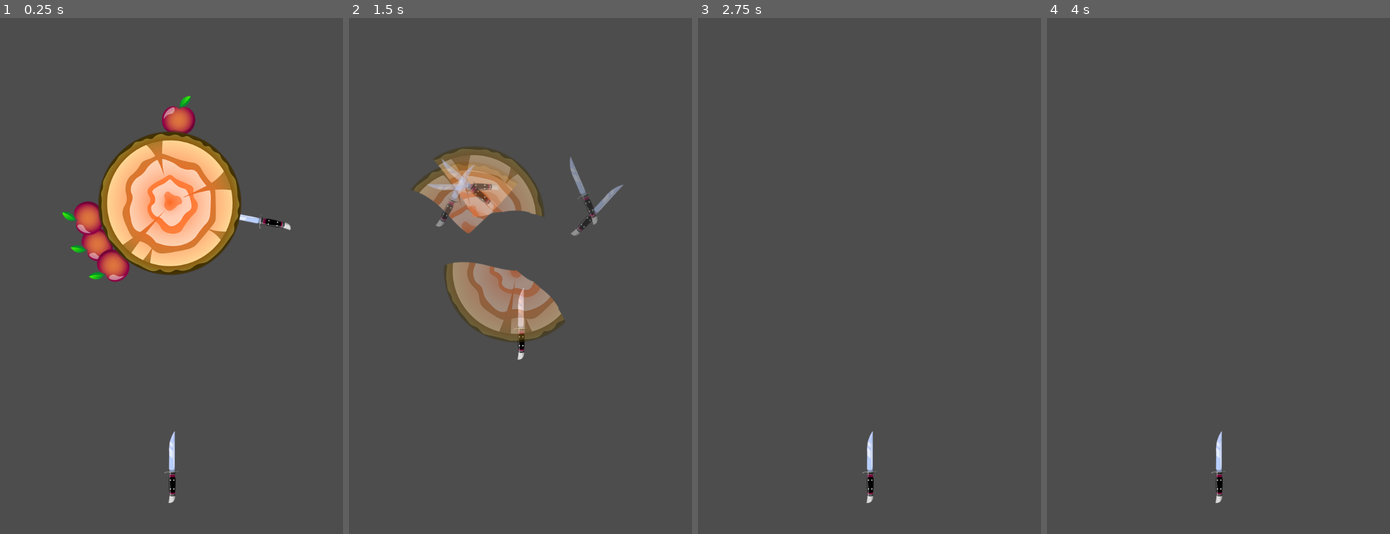
Above: before the commit, frames 1-4 (left to right).
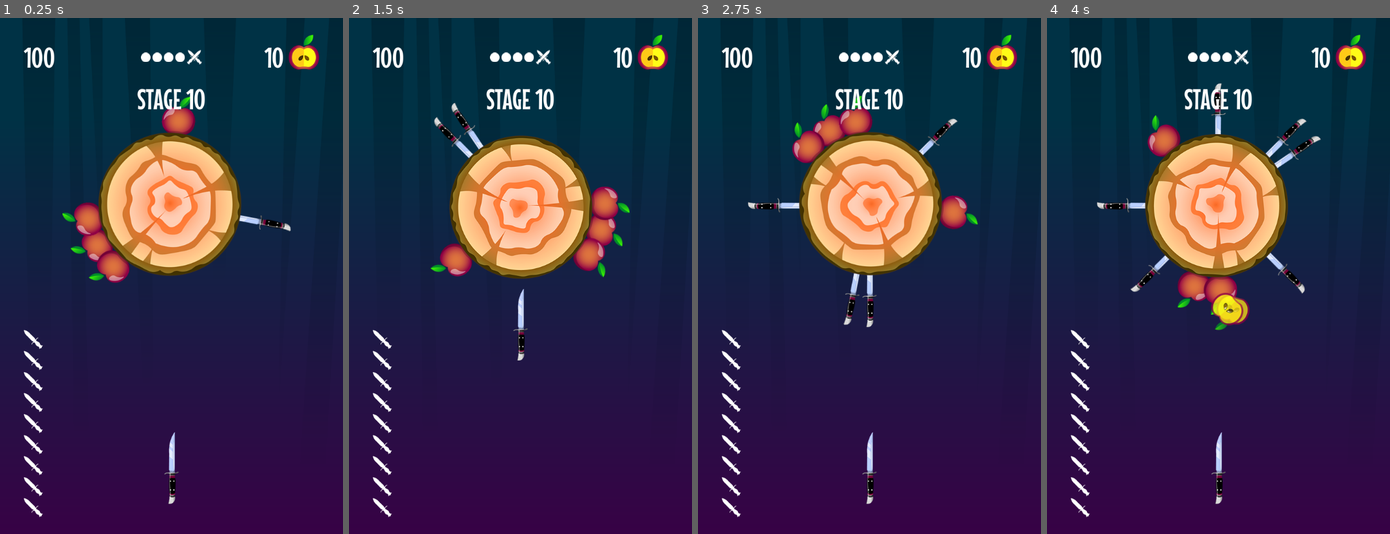
Above: after the commit, the same moments.

Repository: Merkucios/KnifeHit_GD
Game: Godot game, scene res://scenes/game/game.tscn
Same seed, same stepped clock (60 frames per second), same inputs: the game is played once before the commit and once after it.
Inputs (mouse positions are in pixels of both pictures, inside the frame that each line leads up to):
- Up to frame 1 (0.25 s): no input
- Up to frame 2 (1.5 s): move the mouse to (595, 250) at 0.52 s; click (595, 250) at 0.67 s; move the mouse to (451, 301) at 1.27 s; click (451, 301) at 1.42 s
- Up to frame 3 (2.75 s): move the mouse to (903, 162) at 2.02 s; click (903, 162) at 2.17 s
- Up to frame 4 (4 s): move the mouse to (1201, 379) at 2.77 s; click (1201, 379) at 2.92 s; move the mouse to (1321, 353) at 3.52 s; click (1321, 353) at 3.67 s

The runs differ from the first frame. In frame 1, 90% of the frame differs, in the area x 0-100%, y 0-100%; in frame 2, 100%; in frame 3, 100%; in frame 4, 100%.

Commit message:
HUD для игры Заходя в игру нас встретит дружественный пользовательский интерфейс 💗

Diff:
--- a/elements/targets/target/target.gd
+++ b/elements/targets/target/target.gd
@@ -34,8 +34,6 @@
 func _ready():
 	# Добавление объектов по умолчанию при инициализации сцены
 	add_default_items(1, 4)
-	await get_tree().create_timer(1).timeout
-	explode()
 
 func _physics_process(delta : float):
 	# Поворот цели с заданной скоростью
--- /dev/null
+++ b/elements/ui/hud/hud.tscn
@@ -0,0 +1,138 @@
+[gd_scene load_steps=6 format=3 uid="uid://cac81avbjbj4e"]
+
+[ext_resource type="Texture2D" uid="uid://cxc0eg6ywmqi5" path="res://assets/background.png" id="1_s88nk"]
+[ext_resource type="Texture2D" uid="uid://c8avdj5qs1klg" path="res://assets/circle_1.png" id="2_lpmab"]
+[ext_resource type="Texture2D" uid="uid://fj11q3al6t66" path="res://assets/boss_ico.png" id="3_75pfg"]
+[ext_resource type="Texture2D" uid="uid://dfoxeyqgynyxa" path="res://assets/apple_ico.png" id="4_f8cio"]
+[ext_resource type="Texture2D" uid="uid://c5jx2g5jh4i36" path="res://assets/knife_ico_2.png" id="5_8d44t"]
+
+[node name="HUD" type="CanvasLayer"]
+layer = 5
+
+[node name="CanvasLayer" type="CanvasLayer" parent="."]
+layer = -5
+
+[node name="TextureRect" type="TextureRect" parent="CanvasLayer"]
+anchors_preset = 15
+anchor_right = 1.0
+anchor_bottom = 1.0
+grow_horizontal = 2
+grow_vertical = 2
+texture = ExtResource("1_s88nk")
+
+[node name="MarginContainer" type="MarginContainer" parent="."]
+anchors_preset = 15
+anchor_right = 1.0
+anchor_bottom = 1.0
+grow_horizontal = 2
+grow_vertical = 2
+theme_override_constants/margin_left = 50
+theme_override_constants/margin_top = 35
+theme_override_constants/margin_right = 50
+theme_override_constants/margin_bottom = 35
+
+[node name="VBoxContainer" type="VBoxContainer" parent="MarginContainer"]
+layout_mode = 2
+
+[node name="HBoxContainer" type="HBoxContainer" parent="MarginContainer/VBoxContainer"]
+layout_mode = 2
+
+[node name="Label" type="Label" parent="MarginContainer/VBoxContainer/HBoxContainer"]
+layout_mode = 2
+size_flags_horizontal = 3
+text = "100"
+
+[node name="HBoxContainer" type="HBoxContainer" parent="MarginContainer/VBoxContainer/HBoxContainer"]
+layout_mode = 2
+size_flags_horizontal = 3
+alignment = 1
+
+[node name="TextureRect" type="TextureRect" parent="MarginContainer/VBoxContainer/HBoxContainer/HBoxContainer"]
+layout_mode = 2
+texture = ExtResource("2_lpmab")
+stretch_mode = 5
+
+[node name="TextureRect2" type="TextureRect" parent="MarginContainer/VBoxContainer/HBoxContainer/HBoxContainer"]
+layout_mode = 2
+texture = ExtResource("2_lpmab")
+stretch_mode = 5
+
+[node name="TextureRect3" type="TextureRect" parent="MarginContainer/VBoxContainer/HBoxContainer/HBoxContainer"]
+layout_mode = 2
+texture = ExtResource("2_lpmab")
+stretch_mode = 5
+
+[node name="TextureRect4" type="TextureRect" parent="MarginContainer/VBoxContainer/HBoxContainer/HBoxContainer"]
+layout_mode = 2
+texture = ExtResource("2_lpmab")
+stretch_mode = 5
+
+[node name="TextureRect5" type="TextureRect" parent="MarginContainer/VBoxContainer/HBoxContainer/HBoxContainer"]
+layout_mode = 2
+texture = ExtResource("3_75pfg")
+stretch_mode = 5
+
+[node name="HBoxContainer2" type="HBoxContainer" parent="MarginContainer/VBoxContainer/HBoxContainer"]
+layout_mode = 2
+size_flags_horizontal = 3
+theme_override_constants/separation = 10
+alignment = 2
+
+[node name="Label" type="Label" parent="MarginContainer/VBoxContainer/HBoxContainer/HBoxContainer2"]
+layout_mode = 2
+text = "10"
+
+[node name="TextureRect" type="TextureRect" parent="MarginContainer/VBoxContainer/HBoxContainer/HBoxContainer2"]
+custom_minimum_size = Vector2(0, 95)
+layout_mode = 2
+texture = ExtResource("4_f8cio")
+stretch_mode = 4
+
+[node name="Label" type="Label" parent="MarginContainer/VBoxContainer"]
+layout_mode = 2
+text = "STAGE 10"
+horizontal_alignment = 1
+
+[node name="HBoxContainer2" type="HBoxContainer" parent="MarginContainer/VBoxContainer"]
+layout_mode = 2
+size_flags_vertical = 3
+
+[node name="VBoxContainer" type="VBoxContainer" parent="MarginContainer/VBoxContainer/HBoxContainer2"]
+layout_mode = 2
+alignment = 2
+
+[node name="TextureRect" type="TextureRect" parent="MarginContainer/VBoxContainer/HBoxContainer2/VBoxContainer"]
+layout_mode = 2
+texture = ExtResource("5_8d44t")
+
+[node name="TextureRect2" type="TextureRect" parent="MarginContainer/VBoxContainer/HBoxContainer2/VBoxContainer"]
+layout_mode = 2
+texture = ExtResource("5_8d44t")
+
+[node name="TextureRect3" type="TextureRect" parent="MarginContainer/VBoxContainer/HBoxContainer2/VBoxContainer"]
+layout_mode = 2
+texture = ExtResource("5_8d44t")
+
+[node name="TextureRect4" type="TextureRect" parent="MarginContainer/VBoxContainer/HBoxContainer2/VBoxContainer"]
+layout_mode = 2
+texture = ExtResource("5_8d44t")
+
+[node name="TextureRect5" type="TextureRect" parent="MarginContainer/VBoxContainer/HBoxContainer2/VBoxContainer"]
+layout_mode = 2
+texture = ExtResource("5_8d44t")
+
+[node name="TextureRect6" type="TextureRect" parent="MarginContainer/VBoxContainer/HBoxContainer2/VBoxContainer"]
+layout_mode = 2
+texture = ExtResource("5_8d44t")
+
+[node name="TextureRect7" type="TextureRect" parent="MarginContainer/VBoxContainer/HBoxContainer2/VBoxContainer"]
+layout_mode = 2
+texture = ExtResource("5_8d44t")
+
+[node name="TextureRect8" type="TextureRect" parent="MarginContainer/VBoxContainer/HBoxContainer2/VBoxContainer"]
+layout_mode = 2
+texture = ExtResource("5_8d44t")
+
+[node name="TextureRect9" type="TextureRect" parent="MarginContainer/VBoxContainer/HBoxContainer2/VBoxContainer"]
+layout_mode = 2
+texture = ExtResource("5_8d44t")
--- a/scenes/game/game.tscn
+++ b/scenes/game/game.tscn
@@ -1,14 +1,18 @@
-[gd_scene load_steps=3 format=3 uid="uid://dbqf5d675kbsi"]
+[gd_scene load_steps=4 format=3 uid="uid://dbqf5d675kbsi"]
 
+[ext_resource type="PackedScene" uid="uid://cac81avbjbj4e" path="res://elements/ui/hud/hud.tscn" id="1_bbvd6"]
 [ext_resource type="PackedScene" uid="uid://b8c7hggqf55t4" path="res://elements/knife_shooter/knife_shooter.tscn" id="1_usqj8"]
 [ext_resource type="PackedScene" uid="uid://bi54m1nuitbkx" path="res://elements/targets/target/target.tscn" id="2_2rfst"]
 
 [node name="Game" type="Node2D"]
 
+[node name="HUD" parent="." instance=ExtResource("1_bbvd6")]
+
 [node name="KnifeShooter" parent="." instance=ExtResource("1_usqj8")]
-position = Vector2(0, 400)
+position = Vector2(360, 942)
 
 [node name="Target" parent="." instance=ExtResource("2_2rfst")]
-position = Vector2(0, -150)
+position = Vector2(360, 392)
 
 [node name="Camera2D" type="Camera2D" parent="."]
+position = Vector2(360, 540)
